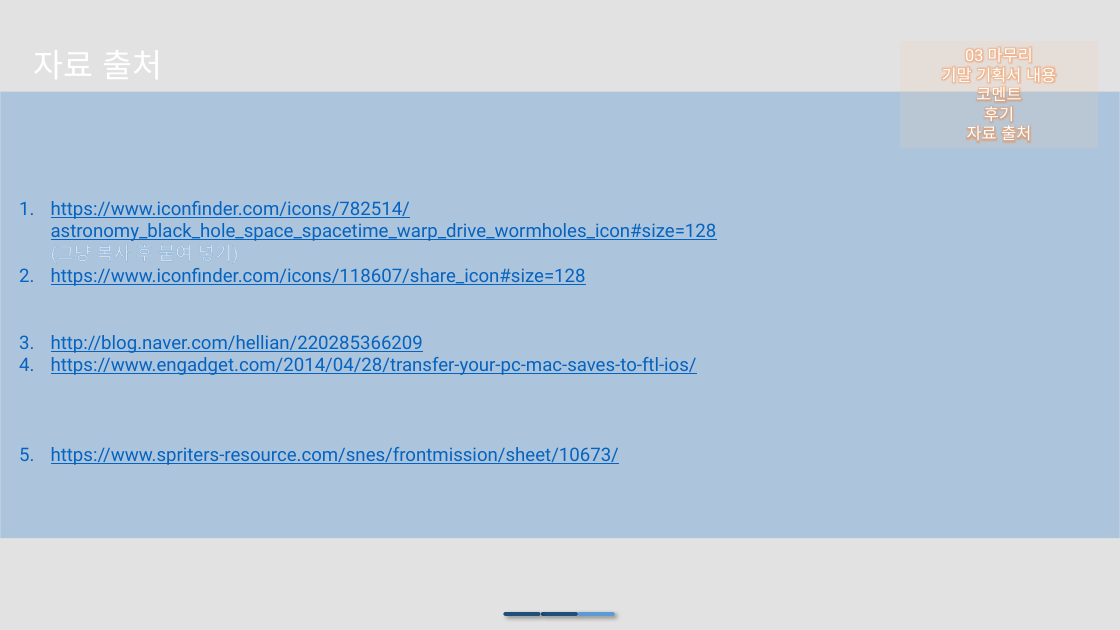
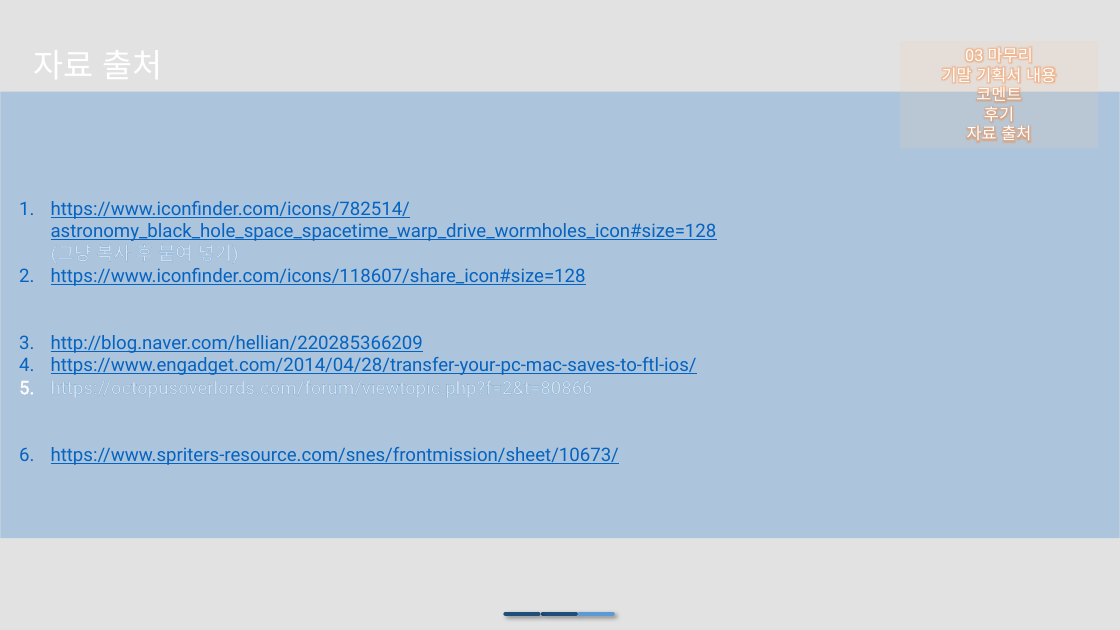
Before and after one commit to iconstudio/2017-Platformer, a slide deck: slide 17 of slides/Cosmos_20171105.pptx. Drawn at 1120x630 pixels with LibreOffice and Linux fonts; fonts in the diff are those of the drawing; background and template pictures are left out. Boxes give left, top, right and bottom in pixels: in the first picture for what was removed or moved away, otherwise in the second. Text is boxed around its words. In the diff, an @@ line names an element or a change of style, - is before the commit and + after.

```diff
--- a/slides/Cosmos_20171105.pptx
+++ b/slides/Cosmos_20171105.pptx
@@ text at box(51, 381, 593, 397): paragraph added @@
+5. https://octopusoverlords.com/forum/viewtopic.php?f=2&t=80866
```
Also in this commit, not shown: 9 other slides changed, 4 other files.
